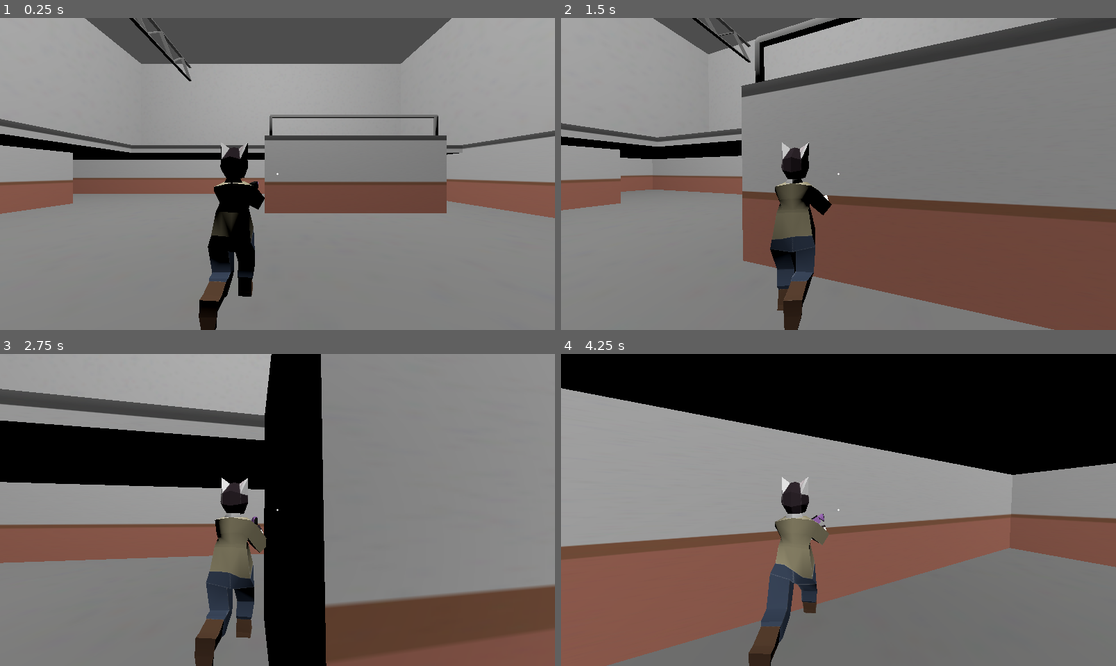
Above: before the commit, frames 1-4 (two rows, left to right).
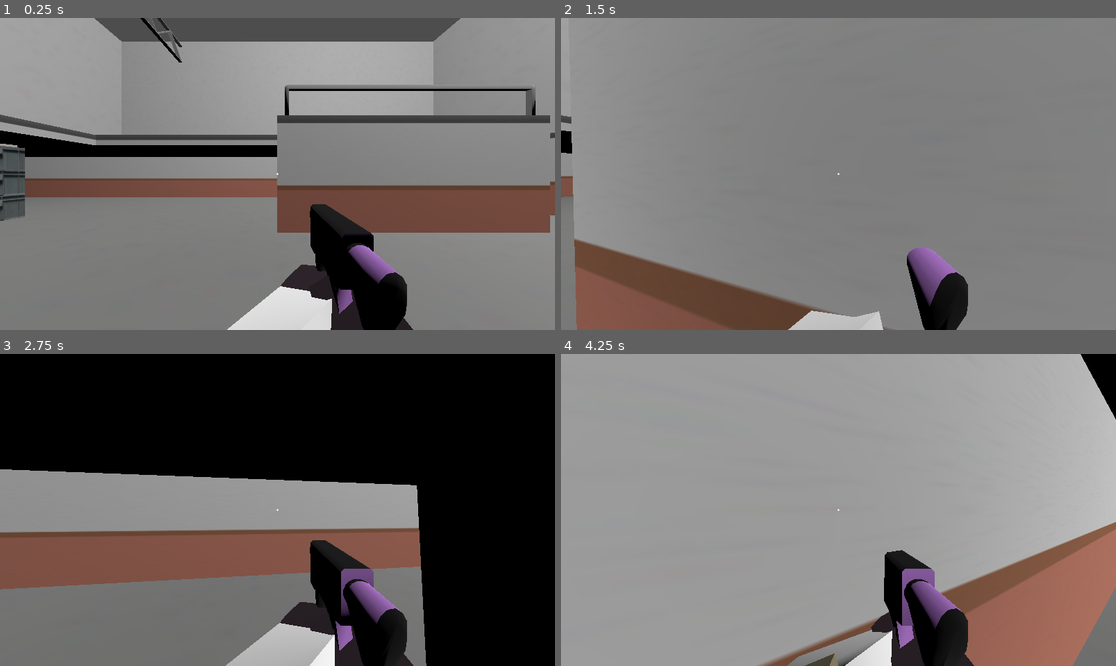
Above: after the commit, the same moments.

Repository: dairycultist/CityZoomer
Game: Godot game, scene res://level.tscn
Same seed, same stepped clock (60 frames per second), same inputs: the game is played once before the commit and once after it.
Inputs (mouse positions are in pixels of both pictures, inside the frame that each line leads up to):
- Up to frame 1 (0.25 s): no input
- Up to frame 2 (1.5 s): move the mouse to (866, 174) at 0.52 s; press the mouse at (866, 174) at 0.53 s; hold W (walk_up) from 0.53 s (still down); tap Space (jump) at 0.77 s; move the mouse to (810, 174) at 1.27 s; release the mouse at (810, 174) at 1.28 s; click (810, 174) at 1.35 s
- Up to frame 3 (2.75 s): keep holding W (walk_up); tap Space (jump) at 1.52 s; move the mouse to (288, 503) at 2.02 s; press the mouse at (288, 503) at 2.03 s
- Up to frame 4 (4.25 s): keep holding W (walk_up); move the mouse to (832, 516) at 2.77 s; release the mouse at (832, 516) at 2.78 s; click (832, 516) at 2.85 s; tap Space (jump) at 3.02, 3.77 s; move the mouse to (877, 513) at 3.52 s; press the mouse at (877, 513) at 3.53 s

The runs differ from the first frame. In frame 1, 27% of the frame differs, in the area x 0-100%, y 0-100%; in frame 2, 47%; in frame 3, 69%; in frame 4, 73%.

Commit message:
Switch to 1st person; Add crate

Diff:
--- a/level.tscn
+++ b/level.tscn
@@ -10,6 +10,7 @@
 
 [node name="Player" parent="." instance=ExtResource("1_vonw3")]
 transform = Transform3D(-1, 0, -1.50996e-07, 0, 1, 0, 1.50996e-07, 0, -1, 0, 0, 0)
+max_camera_distance = 1.0
 
 [node name="Floor" type="StaticBody3D" parent="."]
 
@@ -22,6 +23,13 @@
 shape = SubResource("ConcavePolygonShape3D_vonw3")
 
 [node name="OmniLight3D" type="OmniLight3D" parent="."]
-transform = Transform3D(1, 0, 0, 0, 1, 0, 0, 0, 1, 0, 9.204384, 0)
+transform = Transform3D(1, 0, 0, 0, 1, 0, 0, 0, 1, -4, 9.204384, 0)
 omni_range = 40.35
 omni_attenuation = 0.1
+omni_shadow_mode = 0
+
+[node name="OmniLight3D2" type="OmniLight3D" parent="."]
+transform = Transform3D(1, 0, 0, 0, 1, 0, 0, 0, 1, 0, 9.204384, -27)
+omni_range = 17.27
+omni_attenuation = 0.3
+omni_shadow_mode = 0
--- a/player/local_player.gd
+++ b/player/local_player.gd
@@ -16,16 +16,6 @@
 	if Input.is_action_pressed("fire"):
 		_shoot()
 
-	# place camera
-	var query = PhysicsRayQueryParameters3D.create($CameraAnchor.global_position, $CameraAnchor.global_position + max_camera_distance * $CameraAnchor.global_transform.basis.z)
-	query.exclude = [get_rid()]
-	var result = get_world_3d().direct_space_state.intersect_ray(query)
-
-	if (result):
-		$CameraAnchor/Camera3D.global_position = result.position
-	else:
-		$CameraAnchor/Camera3D.global_position = $CameraAnchor.global_position + max_camera_distance * $CameraAnchor.global_transform.basis.z
-
 func _input(event):
 
 	if event.is_action_pressed("pause"):
--- a/player/player.gd
+++ b/player/player.gd
@@ -36,14 +36,6 @@
 		right_hand.start()
 
 func _process_move(direction, jumping, delta: float) -> void:
-
-	var result = get_world_3d().direct_space_state.intersect_ray(PhysicsRayQueryParameters3D.create(
-		$CameraAnchor/Camera3D.global_position,
-		$CameraAnchor/Camera3D.global_position - $CameraAnchor/Camera3D.global_basis.z * 50.0
-	))
-
-	if result:
-		$CameraAnchor/Rifle.look_at(result.position)
 
 	# gravity
 	velocity.y -= gravity * delta
--- a/player/player.tscn
+++ b/player/player.tscn
@@ -206,14 +206,14 @@
 right_target = NodePath("CameraAnchor/Rifle/RightTargetIK")
 
 [node name="CameraAnchor" type="Node3D" parent="."]
-transform = Transform3D(1, 0, 0, 0, 1, 0, 0, 0, 1, 0.5, 1.5107497, 0)
+transform = Transform3D(1, 0, 0, 0, 1, 0, 0, 0, 1, 0, 1.5, 0)
 
 [node name="Camera3D" type="Camera3D" parent="CameraAnchor"]
 cull_mask = 1
 fov = 90.0
 
 [node name="Rifle" type="MeshInstance3D" parent="CameraAnchor"]
-transform = Transform3D(-0.05, 0, -4.37114e-09, 0, 0.05, 0, 4.37114e-09, 0, -0.05, -0.352, -0.24435163, -0.39)
+transform = Transform3D(-0.05, 0, -4.37114e-09, 0, 0.05, 0, 4.37114e-09, 0, -0.05, 0.148, -0.23360193, -0.39)
 mesh = ExtResource("7_hg6s5")
 skeleton = NodePath("../..")
 
Not shown, changed: map/map.obj
Binary file changed: map/map.png
Not shown, added: map/map.png~
